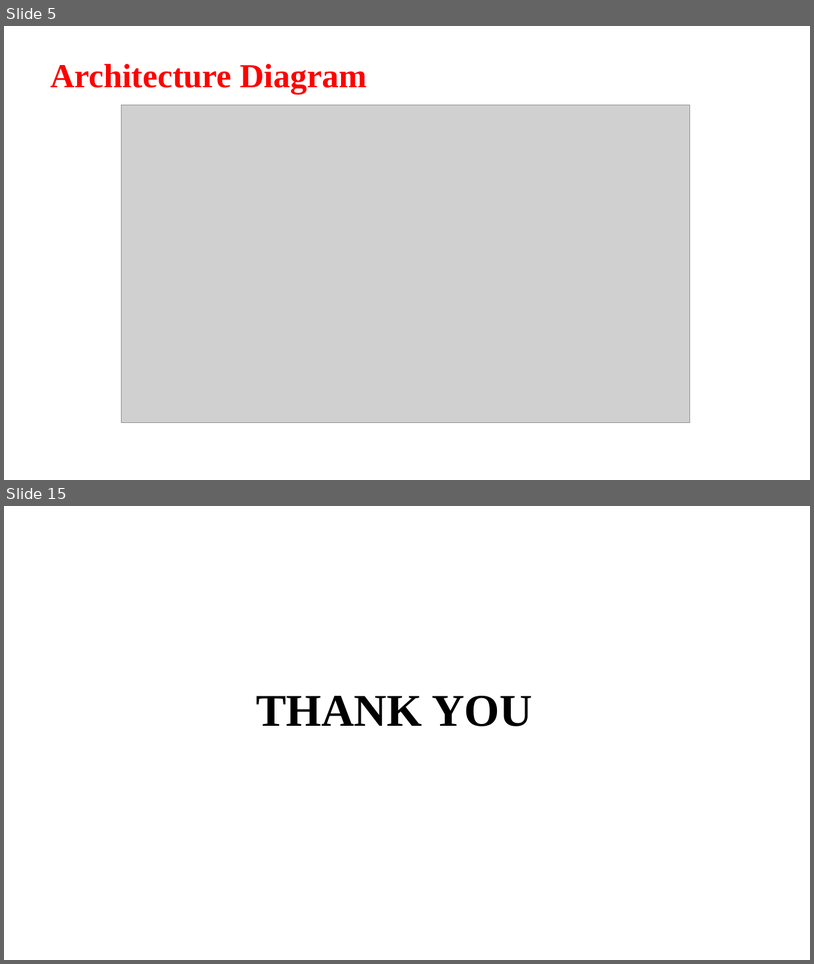
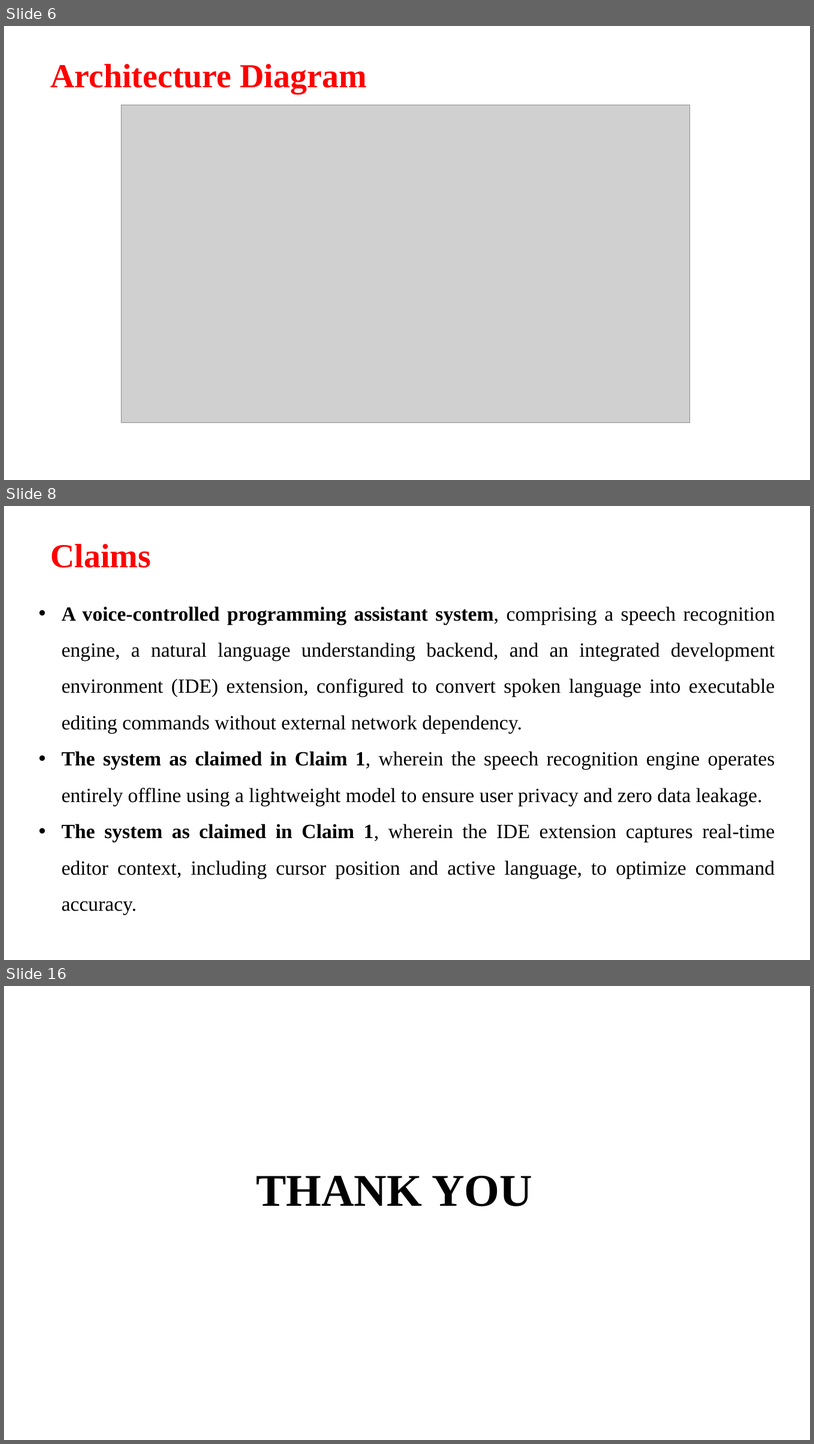
Before and after one commit to Aashif786/Coding_Assistant, a slide deck: docs/ppts/batch20 1st review.pptx. Shown one above the other, each under a label of ours: slides 5 and 15 before the commit, slides 6, 8 and 16 after it; the slides between them are not shown. The pictures are 814x964 and 814x1444 pixels, drawn with LibreOffice and Linux fonts; fonts in the diff are those of the drawing; grey boxes stand for pictures; background and template pictures are left out. Boxes give left, top, right and bottom in pixels: in the first picture for what was removed or moved away, otherwise in the second. Text is boxed around its words. In the diff, an @@ line names an element or a change of style, - is before the commit and + after.

```diff
--- a/docs/ppts/batch20 1st review.pptx
+++ b/docs/ppts/batch20 1st review.pptx
@@ slide 8 added at (4,506,810,960), background picture (left out) @@
@@ title added at (50,544,151,568), 40 pt, text #FF0000, bold @@
+Claims
@@ text added at (62,606,776,878), 24 pt, text #000000 @@
+• A voice-controlled programming assistant system, comprising a speech recognition engine, a natural language understanding backend, and an integrated development environment (IDE) extension, configured to convert spoken language into executable editing commands without external network dependency.
+• The system as claimed in Claim 1, wherein the speech recognition engine operates entirely offline using a lightweight model to ensure user privacy and zero data leakage.
+• The system as claimed in Claim 1, wherein the IDE extension captures real-time editor context, including cursor position and active language, to optimize command accuracy.
@@ what was slide 5 is now slide 6 @@
@@ what was slide 15 is now slide 16 @@
```
Also in this commit, not shown: 5 slides changed, 8 other slides added, 8 slides removed, 12 other files.
